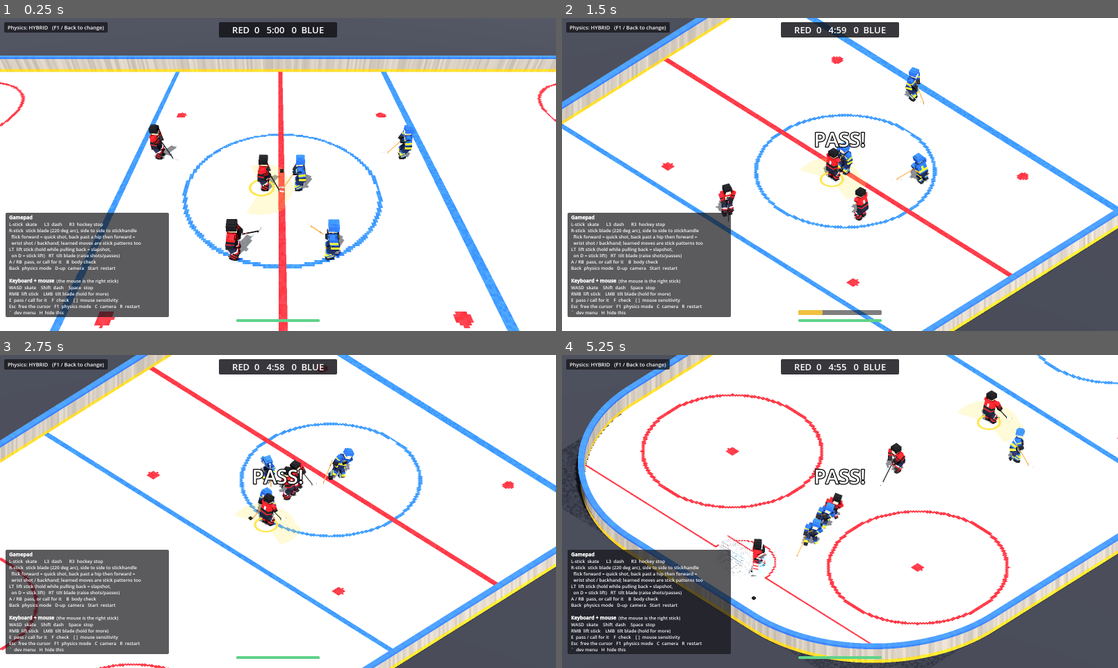
Above: before the commit, frames 1-4 (two rows, left to right).
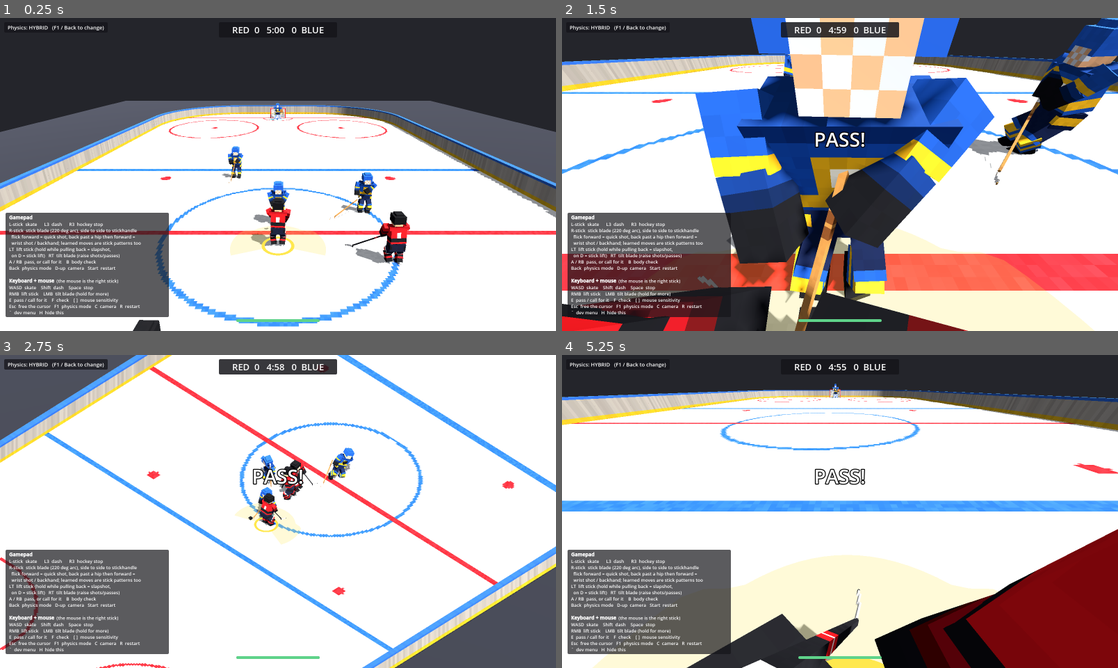
Above: after the commit, the same moments.

Repository: HammerJones/RinkGM
Game: Godot game, scene res://scenes/main.tscn
Two runs of this game, one before a commit and one after it. Both use one fixed random seed, a clock stepped at 60 frames per second and the inputs below.
Inputs (mouse positions are in pixels of both pictures, inside the frame that each line leads up to):
- Up to frame 1 (0.25 s): no input
- Up to frame 2 (1.5 s): tap Enter at 0.5 s; move the mouse to (867, 174) at 0.52 s; hold C (camera) 0.53-1.28 s; hold Tab (fast_forward) from 0.53 s (still down); click (867, 174) at 0.67 s; tap E (pass) at 0.8, 1.35 s; move the mouse to (812, 174) at 1.27 s
- Up to frame 3 (2.75 s): keep holding Tab (fast_forward); tap C (camera) at 1.55 s; move the mouse to (289, 505) at 2.02 s; hold C (camera) from 2.03 s (still down); tap E (pass) at 2.3 s
- Up to frame 4 (5.25 s): keep holding Tab (fast_forward); move the mouse to (834, 517) at 2.77 s; release C (camera) at 2.78 s; tap F (check) at 2.85 s; click (834, 517) at 2.92 s; tap C (camera) at 3.05, 4.55 s; move the mouse to (878, 514) at 3.52 s; tap Shift (dash) at 3.6 s; tap E (pass) at 3.8, 5.1 s; move the mouse to (795, 508) at 4.27 s; right-click (795, 508) at 4.35 s; move the mouse to (845, 511) at 5.02 s; click (845, 511) at 5.17 s

The runs differ from the first frame. In frame 1, 51% of the frame differs, in the area x 0-100%, y 0-100%; in frame 2, 68%; in frame 3, 1.6%; in frame 4, 59%.

Commit message:
Camera: down-the-ice view by default, plus first person
The camera button now cycles: down the ice (behind the play, looking at
the net you attack; the new default), first person (your skater's eyes,
own head and torso skipped so the view isn't all jersey), the old
side-on broadcast view and isometric. Controls stay camera-relative, so
'up' is into the screen in every view. -- --camera=end|first|broadcast|iso
starts in a view; the controls test pins the side-on view its scripted
screen-space stick assumes.

Co-Authored-By: Claude Opus 5.5 (1M context) <noreply@anthropic.com>
Claude-Session: https://claude.ai/code/session_01CnqvJr53VTaWQ9ttMTJ7Lu

Diff:
--- a/scripts/game/camera_rig.gd
+++ b/scripts/game/camera_rig.gd
@@ -1,14 +1,30 @@
 class_name CameraRig
 extends Node3D
-## Follow camera with two views: a broadcast-style perspective camera and an
-## orthographic isometric view that matches the reference renders.
+## Follow camera. The camera button cycles the views:
+##   END        behind the play, looking down the length of the ice at the net
+##              you attack (the default)
+##   FIRST      first person, from your skater's eyes
+##   BROADCAST  the side-on TV view
+##   ISOMETRIC  orthographic, matching the reference renders
+## The human's controls are camera-relative (HumanController reads
+## forward_flat / right_flat), so "up" on the stick is always into the screen.
 
-enum Mode { BROADCAST, ISOMETRIC }
+enum Mode { END, FIRST, BROADCAST, ISOMETRIC }
 
-var mode := Mode.BROADCAST
+var mode := Mode.END
 var cam: Camera3D
 var _center := Vector3.ZERO
+var _end_dir := 1.0       # +1 attacking +x, -1 attacking -x (swaps between periods)
+var _fp_yaw := 0.0
+var _fp_pitch := 0.0
+var _hidden_rig: Node3D
 var zoom := 16.0
+
+const END_BACK := 10.5    # how far behind the focus the end camera sits
+const END_HEIGHT := 6.5
+const END_AHEAD := 7.0    # it looks at a point this far up the ice
+const EYE_HEIGHT := 1.55
+const FP_PITCH := deg_to_rad(-36.0)   # looks down enough to see the blade
 
 
 func _ready() -> void:
@@ -16,16 +32,41 @@
 	cam.far = 300.0
 	add_child(cam)
 	cam.current = true
+	# `-- --camera=end|first|broadcast|iso` starts in that view
+	for arg in OS.get_cmdline_user_args():
+		if arg.begins_with("--camera="):
+			var names := ["end", "first", "broadcast", "iso"]
+			mode = maxi(0, names.find(arg.trim_prefix("--camera="))) as Mode
 	_place()
 
 
 func toggle() -> void:
-	mode = Mode.ISOMETRIC if mode == Mode.BROADCAST else Mode.BROADCAST
+	set_mode((mode + 1) % Mode.size())
+
+
+func set_mode(m: Mode) -> void:
+	mode = m
+	_show_body()
+	if mode == Mode.FIRST:
+		var h := _human()
+		if h:
+			_fp_yaw = atan2(-h.heading.x, -h.heading.z)
 	_place()
 
 
 func follow(focus: Vector3, dt: float) -> void:
+	var h := _human()
+	if h:
+		var ax := h.attack_goal().x
+		if ax != 0.0:
+			_end_dir = signf(ax)
+	if mode == Mode.FIRST and h:
+		_follow_eyes(h, dt)
+		return
 	var target := Vector3(clampf(focus.x, -24.0, 24.0), 0, clampf(focus.z, -6.0, 6.0) * 0.5)
+	if mode == Mode.END:
+		# down the ice the side-to-side play matters, the length can lag a little
+		target = Vector3(clampf(focus.x, -26.0, 26.0), 0, clampf(focus.z, -11.0, 11.0) * 0.7)
 	_center = _center.lerp(target, 1.0 - exp(-3.0 * dt))
 	_place()
 
@@ -55,16 +96,74 @@
 	return origin + dir * t
 
 
+func _human() -> Skater:
+	var g := get_parent()
+	return g.get("human") as Skater if g else null
+
+
+## First person: eyes in the head, turning with the skater (smoothed so the
+## stride doesn't shake the view), looking down past the chest at the blade.
+## Your own head and torso are drawn on a layer this camera skips (they still
+## cast shadows), so the view isn't filled with jersey; arms and stick show.
+func _follow_eyes(h: Skater, dt: float) -> void:
+	var want := atan2(-h.heading.x, -h.heading.z)
+	_fp_yaw = lerp_angle(_fp_yaw, want, 1.0 - exp(-9.0 * dt))
+	_fp_pitch = lerpf(_fp_pitch, FP_PITCH, 1.0 - exp(-6.0 * dt))
+	var eye := h.global_position + Vector3(0, EYE_HEIGHT, 0)
+	if h.rig and h.rig.head:
+		eye = h.rig.head.global_position + Vector3(0, 0.1, 0) + h.heading * 0.12
+		_hide_body(h.rig)
+	cam.projection = Camera3D.PROJECTION_PERSPECTIVE
+	cam.fov = 85.0
+	cam.near = 0.05
+	cam.cull_mask = ~SELF_LAYER
+	cam.transform = Transform3D(Basis.from_euler(Vector3(_fp_pitch, _fp_yaw, 0)), eye)
+	_center = h.global_position
+
+
+const SELF_LAYER := 1 << 19
+
+
+func _hide_body(rig: Node3D) -> void:
+	if _hidden_rig != rig:
+		_show_body()
+		_hidden_rig = rig
+	for part in [rig.head, rig.torso]:
+		if part:
+			part.layers = SELF_LAYER
+
+
+func _show_body() -> void:
+	if is_instance_valid(_hidden_rig):
+		for part in [_hidden_rig.head, _hidden_rig.torso]:
+			if part:
+				part.layers = 1
+	_hidden_rig = null
+	if cam:
+		cam.cull_mask = 0xFFFFF
+
+
 func _place() -> void:
 	if cam == null:
 		return
-	if mode == Mode.BROADCAST:
-		cam.projection = Camera3D.PROJECTION_PERSPECTIVE
-		cam.fov = 45.0
-		cam.position = _center + Vector3(0, 12.0, 13.5)
-		cam.look_at(_center + Vector3(0, 0, -1.0), Vector3.UP)
-	else:
-		cam.projection = Camera3D.PROJECTION_ORTHOGONAL
-		cam.size = zoom
-		cam.position = _center + Vector3(-22.0, 25.0, 22.0)
-		cam.look_at(_center, Vector3.UP)
+	cam.near = 0.05
+	match mode:
+		Mode.END:
+			cam.projection = Camera3D.PROJECTION_PERSPECTIVE
+			cam.fov = 55.0
+			var back := Vector3(-_end_dir * END_BACK, END_HEIGHT, 0)
+			cam.position = _center + back
+			cam.look_at(_center + Vector3(_end_dir * END_AHEAD, 0, 0), Vector3.UP)
+		Mode.BROADCAST:
+			cam.projection = Camera3D.PROJECTION_PERSPECTIVE
+			cam.fov = 45.0
+			cam.position = _center + Vector3(0, 12.0, 13.5)
+			cam.look_at(_center + Vector3(0, 0, -1.0), Vector3.UP)
+		Mode.ISOMETRIC:
+			cam.projection = Camera3D.PROJECTION_ORTHOGONAL
+			cam.size = zoom
+			cam.position = _center + Vector3(-22.0, 25.0, 22.0)
+			cam.look_at(_center, Vector3.UP)
+		Mode.FIRST:
+			# placed by follow() once there is a skater to look out of
+			pass
--- a/scripts/game/game.gd
+++ b/scripts/game/game.gd
@@ -110,7 +110,7 @@
 		elif arg.begins_with("--shot-after="):
 			after = arg.trim_prefix("--shot-after=").to_float()
 		elif arg == "--iso":
-			camera_rig.toggle()
+			camera_rig.set_mode(CameraRig.Mode.ISOMETRIC)
 		elif arg.begins_with("--focus="):
 			var xz := arg.trim_prefix("--focus=").split_floats(",")
 			_focus_override = Vector3(xz[0], 0, xz[1])
--- a/tests/controls_demo.gd
+++ b/tests/controls_demo.gd
@@ -38,7 +38,7 @@
 		for key in Skills.SKATER_KEYS:
 			sk.skills.values[key] = 55.0
 	game.hud.toggle_help()
-	game.camera_rig.toggle()  # isometric
+	game.camera_rig.set_mode(CameraRig.Mode.ISOMETRIC)
 	game.camera_rig.zoom = _zoom
 	game.controller.player_input.scripted = func(f, dt):
 		_t += dt
--- a/tests/controls_test.gd
+++ b/tests/controls_test.gd
@@ -20,6 +20,8 @@
 			sk.skills.values[key] = 55.0
 		sk.skills.values["pass_quality"] = 85.0
 		sk.set_skills(sk.skills)   # the physics profile is built from them at setup
+	# the scripted stick is in screen space for the side-on view: right is +x
+	game.camera_rig.set_mode(CameraRig.Mode.BROADCAST)
 	game.controller.player_input.scripted = func(f, dt):
 		_t += dt
 		if _plan.is_valid():
Not shown, changed: README.md
